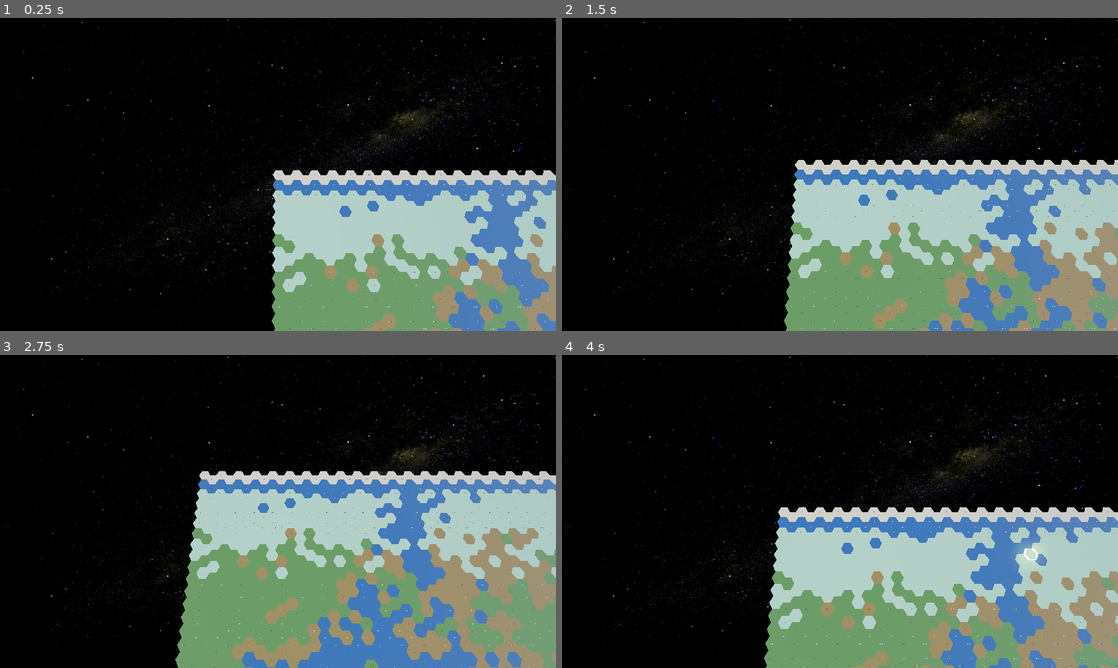
Above: before the commit, frames 1-4 (two rows, left to right).
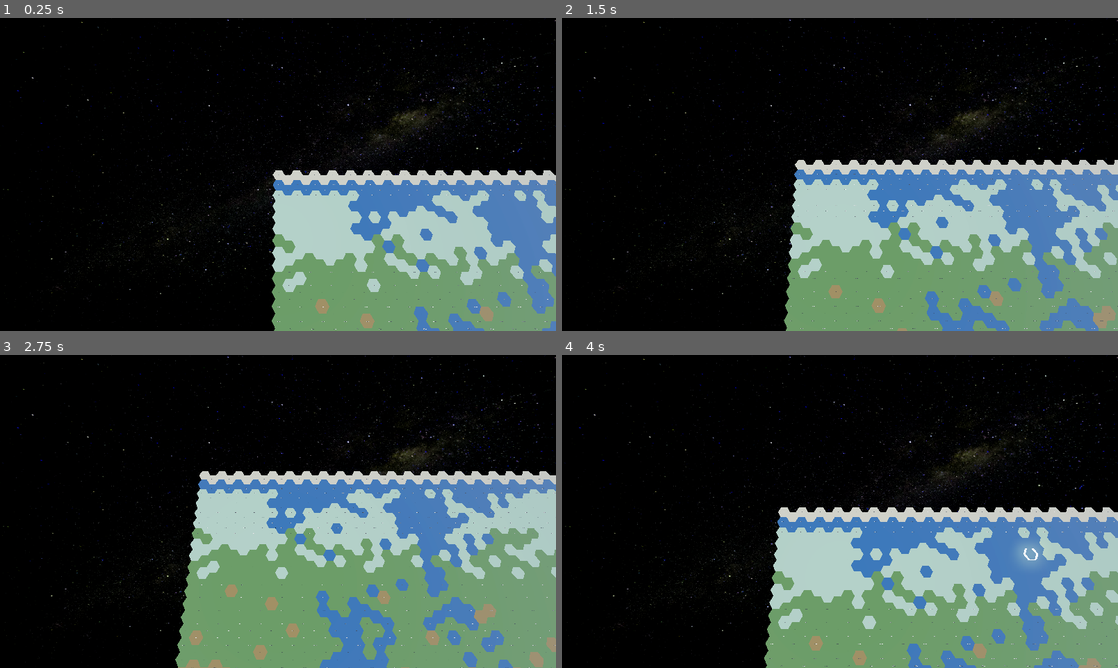
Above: after the commit, the same moments.

Repository: jtufts/HexagonalMapGodot
Game: Godot game, scene res://scenes/GameScene.tscn
Same seed, same stepped clock (60 frames per second), same inputs: the game is played once before the commit and once after it.
Inputs (mouse positions are in pixels of both pictures, inside the frame that each line leads up to):
- Up to frame 1 (0.25 s): no input
- Up to frame 2 (1.5 s): tap Enter at 0.5 s; move the mouse to (962, 158) at 0.52 s; hold D (MoveRight) 0.53-1.28 s; click (962, 158) at 0.6 s; move the mouse to (728, 190) at 1.27 s; hold S (MoveBackwards) from 1.28 s (still down); right-click (728, 190) at 1.35 s
- Up to frame 3 (2.75 s): move the mouse to (333, 442) at 2.02 s; release S (MoveBackwards) at 2.03 s; hold D (MoveRight) from 2.03 s (still down); click (333, 442) at 2.1 s
- Up to frame 4 (4 s): move the mouse to (812, 574) at 2.77 s; release D (MoveRight) at 2.78 s; hold W (MoveForward) 2.78-3.53 s; right-click (812, 574) at 2.85 s; click (812, 574) at 2.92 s; move the mouse to (1006, 558) at 3.52 s; hold A (MoveLeft) from 3.53 s (still down); click (1006, 558) at 3.6 s

The runs differ from the first frame. In frame 1, 6.4% of the frame differs, in the area x 53-100%, y 48-100%; in frame 2, 9.4%; in frame 3, 15%, in the area x 32-100%, y 36-100%; in frame 4, 9.4%.

Commit message:
Desert Adjustment and Pathfinder Fix

Diff:
--- a/scripts/pathfinder.gd
+++ b/scripts/pathfinder.gd
@@ -37,9 +37,13 @@
 		# Add the current tile to the reachable list
 		reachable_tiles.append(current_tile)
 
+		var q = current_tile.column
+		var r = current_tile.row - (current_tile.column - (int(current_tile.column)%2)) / 2
+		print (q, " ", r)
 		# Explore neighbors
 		for direction in NEIGHBOR_DIRECTIONS:
-			var neighbor_coords = Vector2(current_tile.column + int(direction.x), current_tile.row + int(direction.y))
+			print(q + direction.x, " ", r + direction.y + (q + direction.x - (int(q+direction.x)%2)) / 2)
+			var neighbor_coords = Vector2(q + direction.x, r + direction.y + (q + direction.x - (int(q + direction.x)%2)) / 2)
 			if not is_tile_valid(neighbor_coords) or visited.has(neighbor_coords):
 				continue
 			var neighbor_tile = world_map[neighbor_coords]
--- a/scripts/world_gen.gd
+++ b/scripts/world_gen.gd
@@ -201,11 +201,11 @@
 func tile_at_biome(x: int, y: int, allCoordinates: Array[Coordinate]) -> Tile:
 	# Cumulative probabilities
 	#0 = grassland, 1 = desert, 2 = ocean, 3 = mountain, 4 = tundra, 5 = snow
-	print(x, " ", y, " ", (map_height * x) + y)
 	var selected_biome = 0
 	var elevation = allCoordinates[(map_height * x) + y].readElevation()
 	var temperature = allCoordinates[(map_height * x) + y].readTemperature()
 	var tundraProbability = (10 - temperature) * 0.2
+	var desertProbability = (temperature - 10) * 0.03
 	var rng = RandomNumberGenerator.new()
 
 	if y == 0 or y == map_height - 1:
@@ -220,12 +220,11 @@
 				if elevation > 4:
 					selected_biome = 3
 				else:
-					if elevation > 1:
-						selected_biome = 0
+					if elevation <= 0:
+						selected_biome = 2
 					else:
-						if (elevation > 0):
+						if rng.randf_range(0, 1) <= desertProbability:
 							selected_biome = 1
-						else: selected_biome = 2
 	#for i in range(weights.size()):
 		#if normalized_noise < weights[i]:
 			#selected_biome = i
@@ -272,10 +271,10 @@
 	var rng = RandomNumberGenerator.new()
 	var blobStartX = startX
 	if startX == -1:
-		blobStartX = roundi(rng.randf_range(0, map_width - 1)) #offset for ice caps
+		blobStartX = roundi(rng.randf_range(0, map_width - 1))
 	var blobStartY = startY
 	if startY == -1:
-		blobStartY = roundi(rng.randf_range(0, map_height - 1)) #offset for ice caps
+		blobStartY = roundi(rng.randf_range(5, map_height - 6)) #offset by 5 for ice caps
 	var blobArray : Array[Coordinate] = []
 	blobArray.append(Coordinate.new(blobStartX, blobStartY))
 	var decayingRatio = startingRatio
